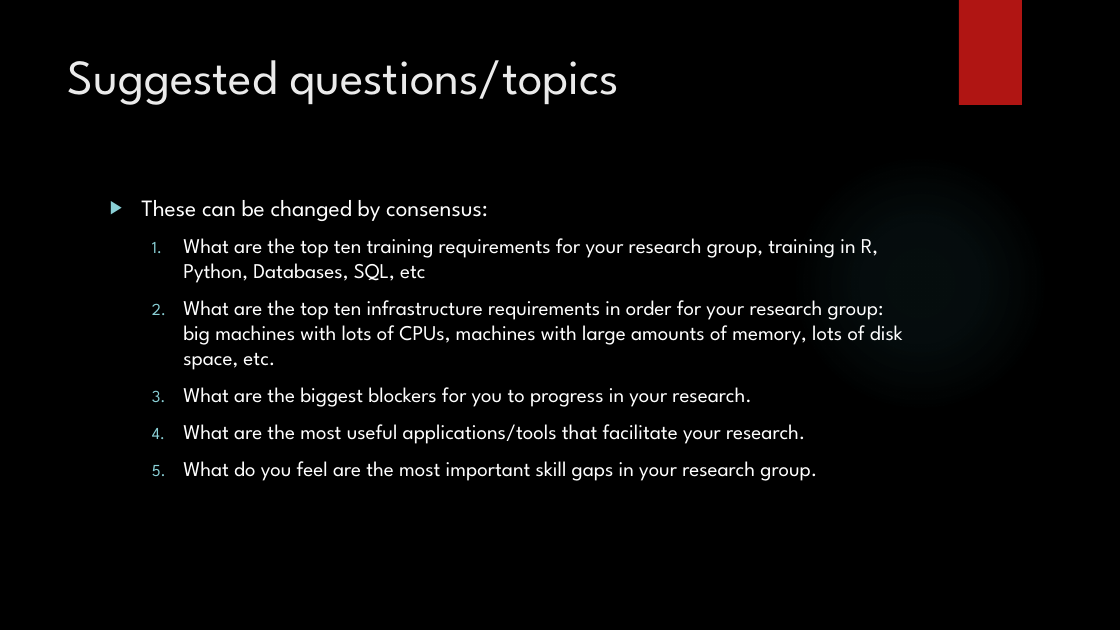
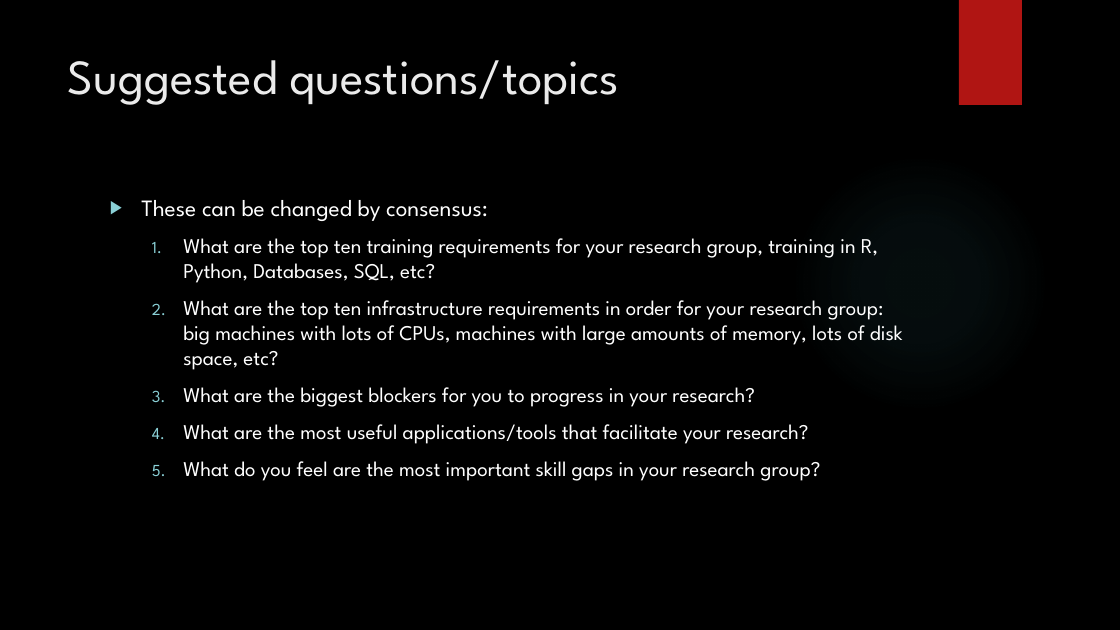
Before and after one commit to cerse/2019-09-ChancellorsBuilding, a slide deck: slide 2 of Talks/IceBreaker.pptx. Drawn at 1120x630 pixels with LibreOffice and Linux fonts; fonts in the diff are those of the drawing; background and template pictures are left out. Boxes give left, top, right and bottom in pixels: in the first picture for what was removed or moved away, otherwise in the second. Text is boxed around its words. In the diff, an @@ line names an element or a change of style, - is before the commit and + after.

Commit message:
Minor changes.

```diff
--- a/Talks/IceBreaker.pptx
+++ b/Talks/IceBreaker.pptx
@@ text at box(183, 238, 903, 481): text changed @@
-  1. What are the top ten training requirements for your research group, training in R, Python, Databases, SQL, etc
-  2. What are the top ten infrastructure requirements in order for your research group: big machines with lots of CPUs, machines with large amounts of memory, lots of disk space, etc.
-  3. What are the biggest blockers for you to progress in your research.
-  4. What are the most useful applications/tools that facilitate your research.
-  5. What do you feel are the most important skill gaps in your research group.
+  1. What are the top ten training requirements for your research group, training in R, Python, Databases, SQL, etc?
+  2. What are the top ten infrastructure requirements in order for your research group: big machines with lots of CPUs, machines with large amounts of memory, lots of disk space, etc?
+  3. What are the biggest blockers for you to progress in your research?
+  4. What are the most useful applications/tools that facilitate your research?
+  5. What do you feel are the most important skill gaps in your research group?
```
